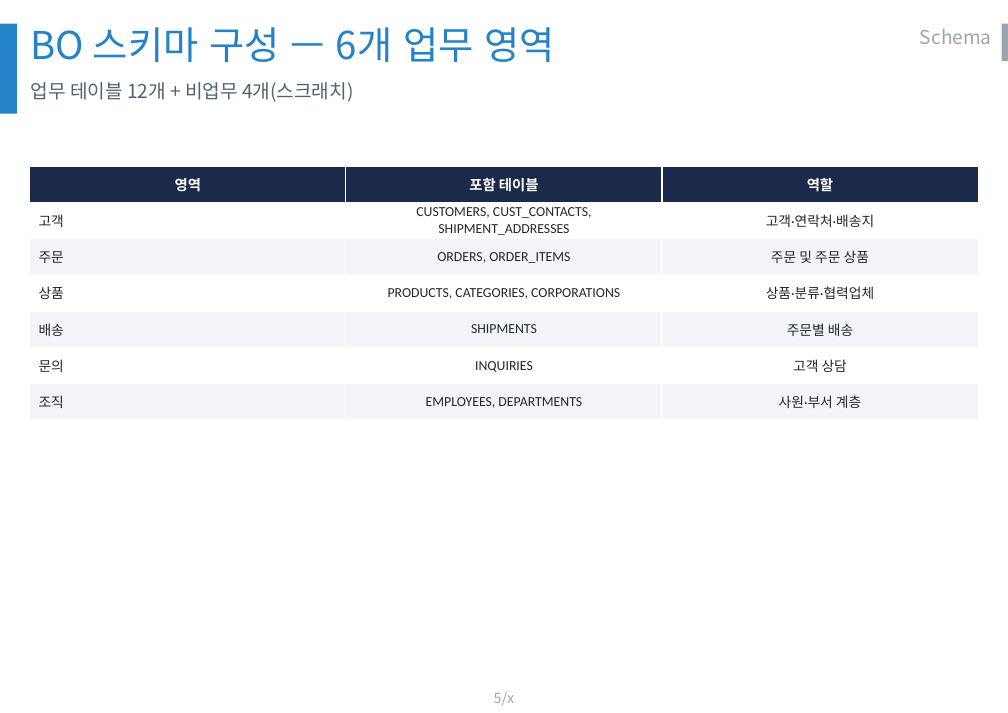
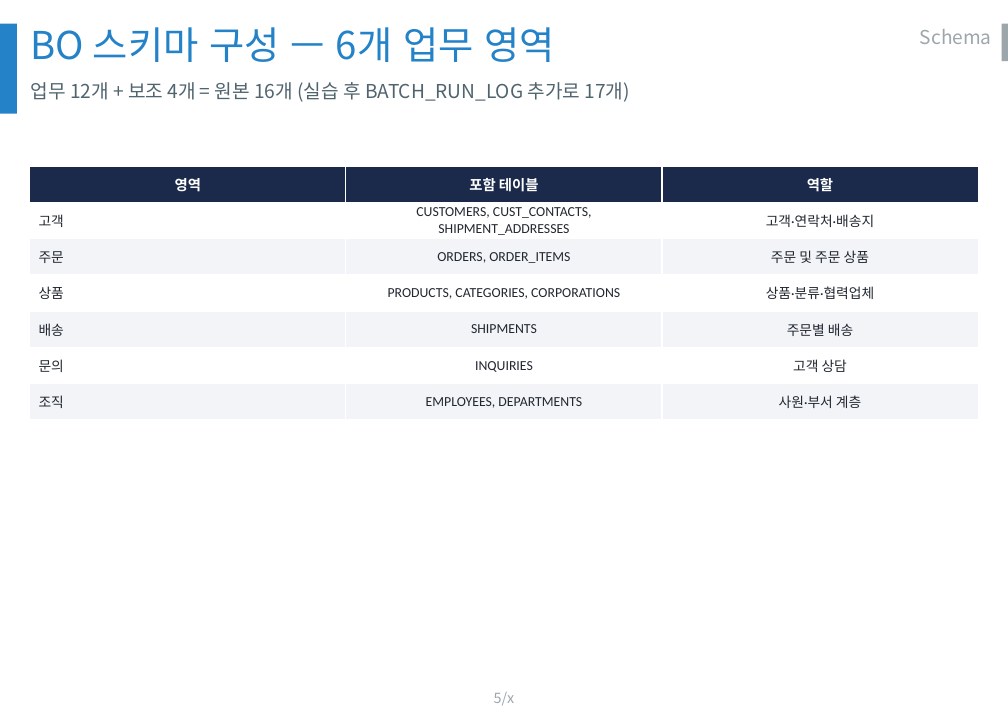
Before and after one commit to olmas70/slides, a slide deck: slide 5 of ppt/BO_DB운영_발표.pptx. Drawn at 1008x713 pixels with LibreOffice and Linux fonts; fonts in the diff are those of the drawing; background and template pictures are left out. Boxes give left, top, right and bottom in pixels: in the first picture for what was removed or moved away, otherwise in the second. Text is boxed around its words. In the diff, an @@ line names an element or a change of style, - is before the commit and + after.

```diff
--- a/ppt/BO_DB운영_발표.pptx
+++ b/ppt/BO_DB운영_발표.pptx
@@ text at (x1=31, y1=82, x2=630, y2=102): text changed @@
-업무 테이블 12개 + 비업무 4개(스크래치)
+업무 12개 + 보조 4개 = 원본 16개 (실습 후 BATCH_RUN_LOG 추가로 17개)
```
Also in this commit, not shown: 2 other slides changed.
